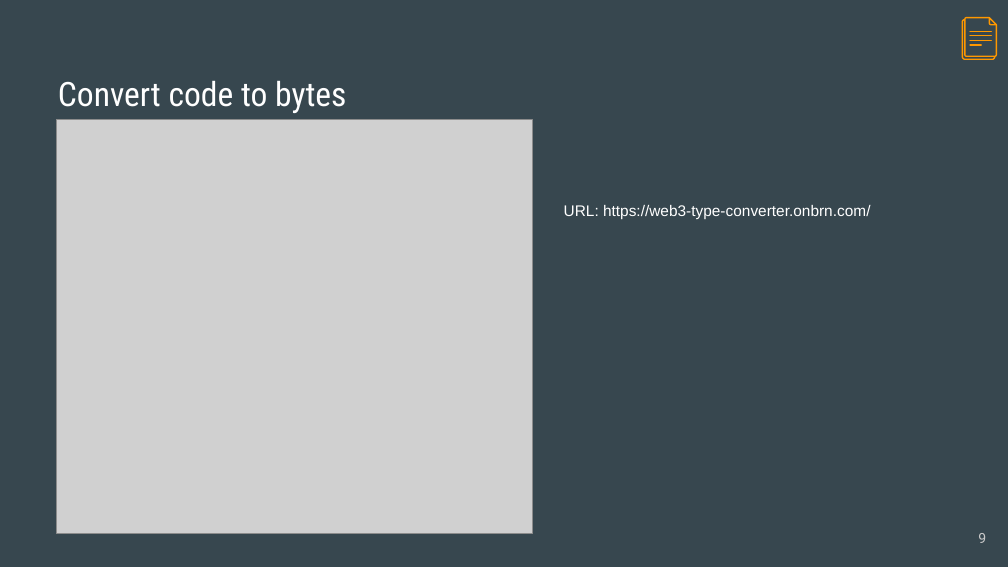
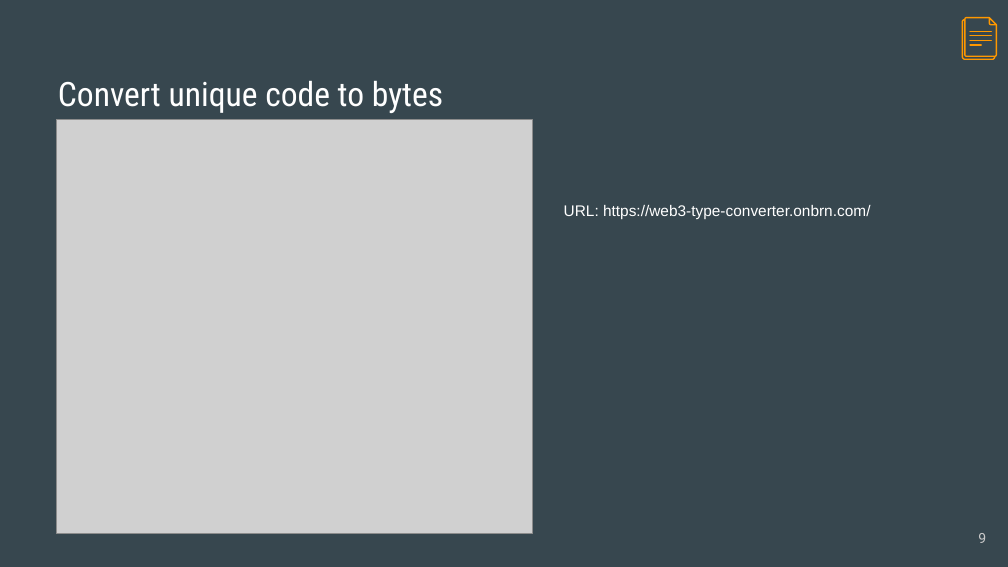
Before and after one commit to asadasivan/lascon_nft_ctf, a slide deck: slide 9 of docs/Lascon2022_badgegame.pptx. Drawn at 1008x567 pixels with LibreOffice and Linux fonts; fonts in the diff are those of the drawing; grey boxes stand for pictures. Boxes give left, top, right and bottom in pixels: in the first picture for what was removed or moved away, otherwise in the second. Text is boxed around its words. In the diff, an @@ line names an element or a change of style, - is before the commit and + after.

```diff
--- a/docs/Lascon2022_badgegame.pptx
+++ b/docs/Lascon2022_badgegame.pptx
@@ title at bbox=[58, 81, 443, 113]: text changed @@
-Convert code to bytes
+Convert unique code to bytes
```
Also in this commit, not shown: 6 other slides changed, 2 slides added, 2 slides removed.
